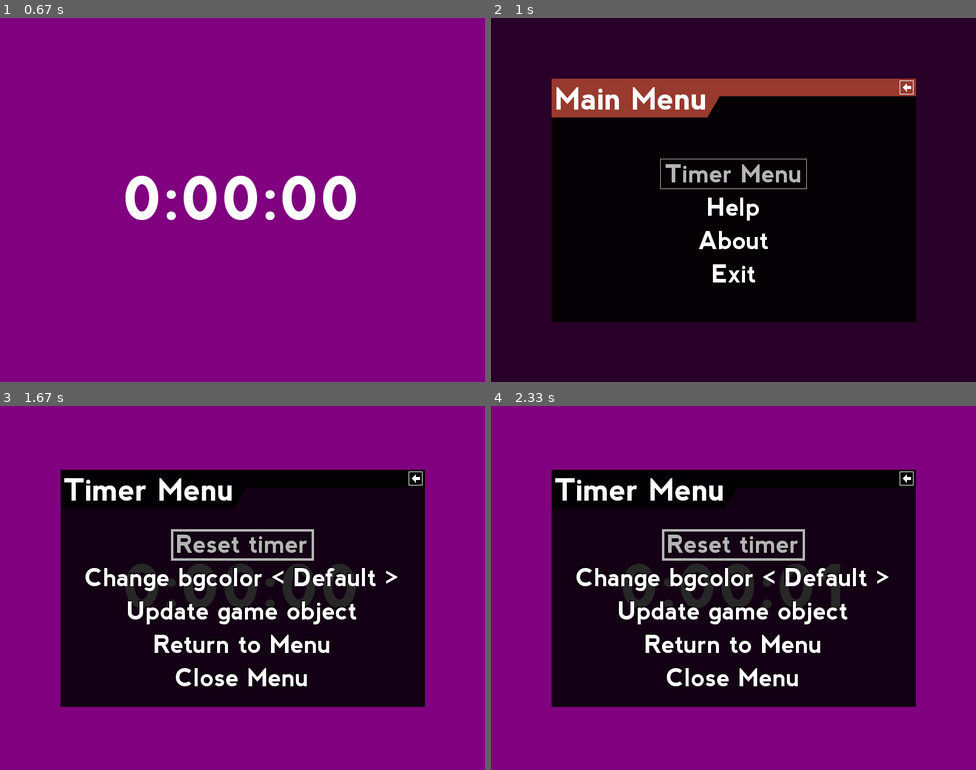
Above: before the commit, frames 1-4 (two rows, left to right).
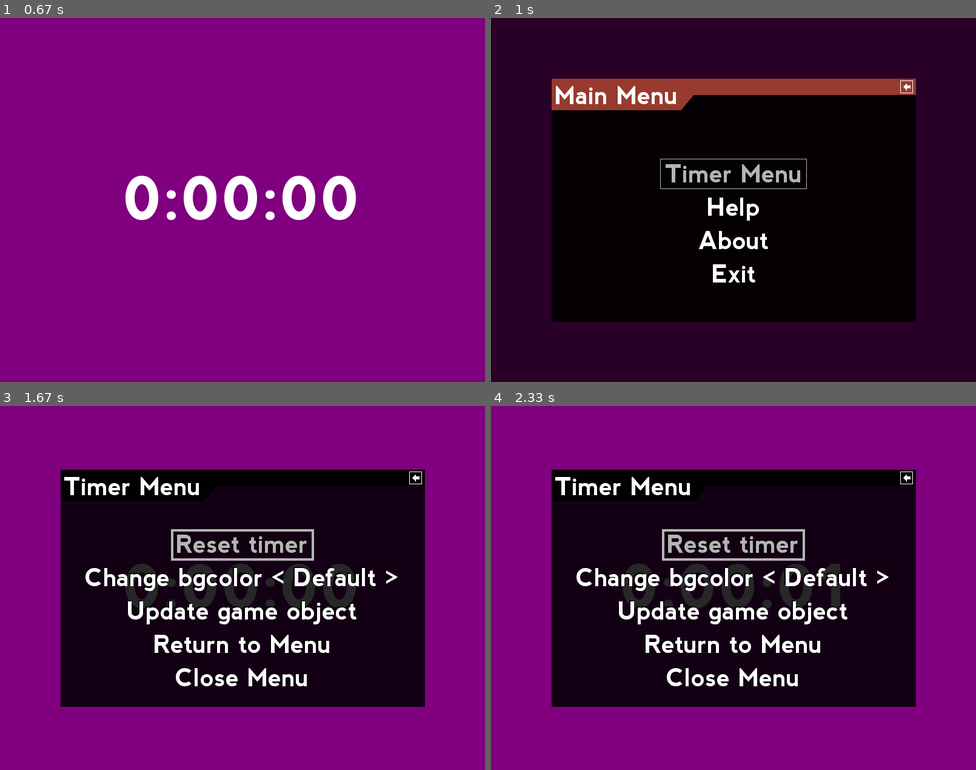
Above: after the commit, the same moments.

Repository: ppizarror/pygame-menu
Game: pygame game, started from example1.py
Two runs of this game, one before a commit and one after it. Both use one fixed random seed, a clock stepped at 60 frames per second and the inputs below.
Inputs (mouse positions are in pixels of both pictures, inside the frame that each line leads up to):
- Up to frame 1 (0.67 s): no input
- Up to frame 2 (1 s): tap Esc at 0.88 s
- Up to frame 3 (1.67 s): press the mouse at (242, 628) at 1.25 s; move the mouse to (271, 624) at 1.35 s; release the mouse at (300, 620) at 1.48 s; tap Enter at 1.55 s
- Up to frame 4 (2.33 s): click "0:00:01" at 1.93 s; hold Up from 2.22 s (still down)

Frame 1 is identical in both runs. In frame 2, 1.8% of the frame differs, in the area x 12-88%, y 17-28%; in frame 3, 0.9%; in frame 4, 0.9%.

Commit message:
Add MenuBar widget

Diff:
--- a/pygameMenu/menu.py
+++ b/pygameMenu/menu.py
@@ -212,20 +212,13 @@
         assert 0 <= menu_alpha <= 100, 'Menu_alpha must be between 0 and 100'
 
         # Store configuration
-        self._back_box = back_box
         self._bgfun = bgfun
         self._bgcolor = (menu_color[0], menu_color[1], menu_color[2],
                          int(255 * (1 - (100 - menu_alpha) / 100.0)))
 
-        self._bg_color_title = (menu_color_title[0],
-                                menu_color_title[1],
-                                menu_color_title[2],
-                                int(255 * (1 - (100 - menu_alpha) / 100.0)))
-
         self._drawselrect = draw_select
         self._font_color = font_color
         self._fsize = font_size
-        self._fsize_title = font_size_title
         self._height = menu_height
         self._opt_dy = option_margin
         self._option_shadow = option_shadow
@@ -252,9 +245,6 @@
 
         # Load fonts
         self._font = _fonts.get_font(font, self._fsize)
-        if font_title is None:
-            font_title = font
-        self._font_title = _fonts.get_font(font_title, self._fsize_title)
 
         # Position of menu
         self._posx = (window_width - self._width) / 2
@@ -271,9 +261,6 @@
         self._opt_posy = int(self._height * (self._draw_regiony / 100.0)) + self._posy
         self._widget_align = widget_alignment
 
-        # Title properties
-        self.set_title(title, title_offsetx, title_offsety)
-
         # Init joystick
         self._joystick = joystick_enabled
         if self._joystick and not _pygame.joystick.get_init():
@@ -283,6 +270,16 @@
 
         # Init mouse
         self._mouse = mouse_enabled
+
+        # Create menu bar
+        self._menubar = _widgets.MenuBar(title, self._width, back_box, None, self._back)
+        self._menubar.set_title(title, title_offsetx, title_offsety)
+        font_title = _fonts.get_font(font_title or self._font, font_size_title)
+        bg_color_title = (menu_color_title[0], menu_color_title[1], menu_color_title[2],
+                          int(255 * (1 - (100 - menu_alpha) / 100.0)))
+        self._menubar.set_font(font_title, font_size_title,
+                               bg_color_title, self._font_color)
+        self._menubar.set_controls(self._joystick, self._mouse)
 
     def add_option(self, element_name, element, *args, **kwargs):
         """
@@ -488,6 +485,15 @@
 
         return widget
 
+    def _back(self):
+        """
+        Go to previous menu or close if top menu is currently displayed.
+        """
+        if self._top._actual._prev is not None:
+            self.reset(1)
+        else:
+            self._close()
+
     def _check_id_duplicated(self, widget_id):
         """
         Check if widget if is duplicated.
@@ -549,23 +555,13 @@
         :return: None
         """
         # Draw background rectangle
-        _gfxdraw.filled_polygon(self._surface, self._bgrect,
-                                self._bgcolor)
-        # Draw title
-        _gfxdraw.filled_polygon(self._surface, self._title_polygon_pos,
-                                self._bg_color_title)
-
-        # Draw back-box
-        if self._mouse and self._back_box:
-            rect = self._title_backbox_rect
-            _pygame.draw.rect(self._surface, self._font_color, rect, 1)
-            _pygame.draw.polygon(self._surface, self._font_color,
-                                 ((rect.left + 5, rect.centery), (rect.centerx, rect.top + 5),
-                                  (rect.centerx, rect.centery - 2), (rect.right - 5, rect.centery - 2),
-                                  (rect.right - 5, rect.centery + 2), (rect.centerx, rect.centery + 2),
-                                  (rect.centerx, rect.bottom - 5), (rect.left + 5, rect.centery)))
-
-        self._surface.blit(self._title, self._title_pos)
+        _gfxdraw.filled_polygon(self._surface, self._bgrect, self._bgcolor)
+
+        # Update menu bar position
+        self._menubar.set_position(self._posx, self._posy)
+
+        # Draw menu bar
+        self._menubar.draw(self._surface)
 
         # Draw options
         for index in range(len(self._option)):
@@ -628,15 +624,6 @@
         _pygame.quit()
         exit()
 
-    def get_title(self):
-        """
-        Return title of the menu.
-
-        :return: Title
-        :rtype: basestring
-        """
-        return self._title_str
-
     def is_disabled(self):
         """
         Returns false/true if menu is enabled or not
@@ -670,11 +657,15 @@
 
         self._actual.draw()
 
-        updated = self._actual._option[self._actual._index].update(events)
-        if updated and not self._actual._dopause:
-            return True
-
-        elif not updated:
+        if self._menubar.update(events):
+            if not self._actual._dopause:
+                return True
+
+        elif self._actual._option[self._actual._index].update(events):
+            if not self._actual._dopause:
+                return True
+
+        else:
             for event in events:
                 # noinspection PyUnresolvedReferences
                 if event.type == _pygame.locals.QUIT:
@@ -703,23 +694,13 @@
                     if event.axis == _locals.JOY_AXIS_Y and event.value > _locals.JOY_DEADZONE:
                         self._select(self._actual._index + 1)
 
-                elif self._joystick and event.type == _pygame.JOYBUTTONDOWN:
-                    if event.button == _locals.JOY_BUTTON_BACK:
-                        self.reset(1)
-
                 elif self._mouse and event.type == _pygame.MOUSEBUTTONUP:
-                    if self._actual._title_backbox_rect.collidepoint(*event.pos):
-                        if self._actual._prev is not None:
-                            self.reset(1)
-                        elif self._close():
-                            return True
-                    else:
-                        for index in range(len(self._actual._option)):
-                            widget = self._actual._option[index]
-                            if widget.get_rect().collidepoint(*event.pos):
-                                self._select(index)
-                                widget.update(events)
-                                return True  # It is updated
+                    for index in range(len(self._actual._option)):
+                        widget = self._actual._option[index]
+                        if widget.get_rect().collidepoint(*event.pos):
+                            self._select(index)
+                            widget.update(events)
+                            return True  # It is updated
 
         if not self._enabled:
             # A widget has closed the menu
@@ -797,6 +778,15 @@
                 # Update data
                 data.update(data_submenu)
         return data
+
+    def get_title(self):
+        """
+        Return title of the menu.
+
+        :return: Title
+        :rtype: basestring
+        """
+        return self._menubar.get_title()
 
     def reset(self, total):
         """
@@ -856,48 +846,6 @@
         actual._index = index % actual._size
         actual._option[actual._index].set_selected()
 
-    # noinspection PyAttributeOutsideInit
-    def set_title(self, title, offsetx=0, offsety=0):
-        """
-        Set menu title.
-
-        :param title: Menu title
-        :type title: str
-        :param offsetx: Offset x-position of title (px)
-        :type offsetx: int
-        :param offsety: Offset y-position of title (px)
-        :type offsety: int
-        :return: None
-        """
-        assert isinstance(title, str)
-        assert isinstance(offsetx, int)
-        assert isinstance(offsety, int)
-
-        self._title_offsety = offsety
-        self._title_offsetx = offsetx
-        self._title = self._font_title.render(title, 1, self._font_color)
-        self._title_str = title
-        title_width = self._title.get_size()[0]
-        title_height = self._title.get_size()[1]
-        self._fsize_title = title_height
-        self._title_polygon_pos = [(self._posx, self._posy),
-                                   (self._posx + self._width, self._posy),
-                                   (self._posx + self._width,
-                                    self._posy + self._fsize_title / 2),
-                                   (self._posx + title_width + 25,
-                                    self._posy + self._fsize_title / 2),
-                                   (self._posx + title_width + 5,
-                                    self._posy + self._fsize_title + 5),
-                                   (self._posx, self._posy + self._fsize_title + 5)]
-
-        self._title_pos = (self._posx + 5 + self._title_offsetx,
-                           self._posy + self._title_offsety)
-
-        cross_size = self._title_polygon_pos[2][1] - self._title_polygon_pos[1][1] - 6
-        self._title_backbox_rect = _pygame.Rect(self._title_polygon_pos[1][0] - cross_size - 3,
-                                                self._title_polygon_pos[1][1] + 3,
-                                                cross_size, cross_size)
-
     def get_widget(self, widget_id, recursive=False):
         """
         Return the widget with the given ID.
--- a/pygameMenu/widgets/__init__.py
+++ b/pygameMenu/widgets/__init__.py
@@ -31,5 +31,6 @@
 """
 
 from pygameMenu.widgets.button import Button
+from pygameMenu.widgets.menubar import MenuBar
 from pygameMenu.widgets.selector import Selector
 from pygameMenu.widgets.textinput import TextInput
--- /dev/null
+++ b/pygameMenu/widgets/menubar.py
@@ -0,0 +1,180 @@
+# coding=utf-8
+"""
+pygame-menu
+https://github.com/ppizarror/pygame-menu
+
+MENUBAR
+MenuBar class to display menu title
+
+License:
+-------------------------------------------------------------------------------
+The MIT License (MIT)
+Copyright 2017-2019 Pablo Pizarro R. @ppizarror
+
+Permission is hereby granted, free of charge, to any person obtaining a
+copy of this software and associated documentation files (the "Software"),
+to deal in the Software without restriction, including without limitation
+the rights to use, copy, modify, merge, publish, distribute, sublicense,
+and/or sell copies of the Software, and to permit persons to whom the Software
+is furnished to do so, subject to the following conditions:
+
+The above copyright notice and this permission notice shall be included in all
+copies or substantial portions of the Software.
+
+THE SOFTWARE IS PROVIDED "AS IS", WITHOUT WARRANTY OF ANY KIND, EXPRESS OR
+IMPLIED, INCLUDING BUT NOT LIMITED TO THE WARRANTIES OF MERCHANTABILITY,
+FITNESS FOR A PARTICULAR PURPOSE AND NONINFRINGEMENT. IN NO EVENT SHALL THE
+AUTHORS OR COPYRIGHT HOLDERS BE LIABLE FOR ANY CLAIM, DAMAGES OR OTHER LIABILITY,
+WHETHER IN AN ACTION OF CONTRACT, TORT OR OTHERWISE, ARISING FROM, OUT OF OR IN
+CONNECTION WITH THE SOFTWARE OR THE USE OR OTHER DEALINGS IN THE SOFTWARE.
+-------------------------------------------------------------------------------
+"""
+
+import pygame as _pygame
+import pygame.gfxdraw as _gfxdraw
+from pygameMenu import locals as _locals
+from pygameMenu.widgets.widget import Widget
+
+
+class MenuBar(Widget):
+    """
+    MenuBar widget.
+    """
+
+    def __init__(self,
+                 label,
+                 width,
+                 back_box,
+                 onchange=None,
+                 onreturn=None,
+                 *args,
+                 **kwargs
+                 ):
+        """
+        Description of the specific paramaters (see Widget class for generic ones):
+
+        :param label: Title of the menu
+        :type label: basestring
+        :param width: Width of the menu bar (generally width of the menu dialog)
+        :type width: int
+        :param back_box: Draw a back-box button on header
+        :type back_box: bool
+        :param onchange: Callback when changing the selector
+        :type onchange: function, NoneType
+        :param onreturn: Callback when pressing return button
+        :type onreturn: function, NoneType
+        :param args: Optional arguments for callbacks
+        :param kwargs: Optional keyword-arguments for callbacks
+        """
+        super(MenuBar, self).__init__(onchange=onchange, onreturn=onreturn,
+                                      args=args, kwargs=kwargs)  # MenuBar has no ID
+
+        self._offsety = 0
+        self._offsetx = 0
+        self._width = width
+        self._backbox = back_box
+        self._backbox_pos = None
+        self._backbox_rect = None
+        self._polygon_pos = None
+
+        # Public attributs
+        self.label = label
+
+    def _apply_font(self):
+        """
+        See upper class doc.
+        """
+        pass
+
+    def draw(self, surface):
+        """
+        See upper class doc.
+        """
+        self._render()
+
+        _gfxdraw.filled_polygon(surface, self._polygon_pos, self._font_color)
+
+        if self.mouse_enabled and self._backbox:
+            _pygame.draw.rect(surface, self._font_selected_color, self._backbox_rect, 1)
+            _pygame.draw.polygon(surface, self._font_selected_color, self._backbox_pos)
+
+        surface.blit(self._surface, (5 + self._rect.topleft[0] + self._offsetx,
+                                     self._rect.topleft[1] + self._offsety))
+
+    def get_title(self):
+        """
+        Return title of the menu.
+
+        :return: Title
+        :rtype: basestring
+        """
+        return self.label
+
+    def _render(self):
+        """
+        See upper class doc.
+        """
+        self._surface = self.render_string(self.label, self._font_selected_color)
+
+        # Usually done in  get_rect(), but can not be called here because it call _render() itself
+        self._rect.width, self._rect.height = self._surface.get_size()
+
+        self._polygon_pos = ((self._rect.x, self._rect.y),
+                             (self._rect.x + self._width, self._rect.y),
+                             (self._rect.x + self._width, self._rect.y + self._rect.height * 0.6),
+                             (self._rect.x + self._rect.width + 30, self._rect.y + self._rect.height * 0.6),
+                             (self._rect.x + self._rect.width + 10, self._rect.y + self._rect.height + 5),
+                             (self._rect.x, self._rect.y + self._rect.height + 5))
+
+        cross_size = self._polygon_pos[2][1] - self._polygon_pos[1][1] - 6
+        self._backbox_rect = _pygame.Rect(self._polygon_pos[1][0] - cross_size - 3,
+                                          self._polygon_pos[1][1] + 3,
+                                          cross_size, cross_size)
+
+        self._backbox_pos = ((self._backbox_rect.left + 5, self._backbox_rect.centery),
+                             (self._backbox_rect.centerx, self._backbox_rect.top + 5),
+                             (self._backbox_rect.centerx, self._backbox_rect.centery - 2),
+                             (self._backbox_rect.right - 5, self._backbox_rect.centery - 2),
+                             (self._backbox_rect.right - 5, self._backbox_rect.centery + 2),
+                             (self._backbox_rect.centerx, self._backbox_rect.centery + 2),
+                             (self._backbox_rect.centerx, self._backbox_rect.bottom - 5),
+                             (self._backbox_rect.left + 5, self._backbox_rect.centery))
+
+    # noinspection PyAttributeOutsideInit
+    def set_title(self, title, offsetx=0, offsety=0):
+        """
+        Set menu title.
+
+        :param title: Menu title
+        :type title: str
+        :param offsetx: Offset x-position of title (px)
+        :type offsetx: int
+        :param offsety: Offset y-position of title (px)
+        :type offsety: int
+        :return: None
+        """
+        assert isinstance(title, str)
+        assert isinstance(offsetx, int)
+        assert isinstance(offsety, int)
+
+        self._offsety = offsety
+        self._offsetx = offsetx
+
+    def update(self, events):
+        """
+        See upper class doc.
+        """
+        updated = False
+        for event in events:
+
+            if self.mouse_enabled and event.type == _pygame.MOUSEBUTTONUP:
+                if self._backbox_rect.collidepoint(*event.pos):
+                    self.apply()
+                    updated = True
+
+            elif self.joystick_enabled and event.type == _pygame.JOYBUTTONDOWN:
+                if event.button == _locals.JOY_BUTTON_BACK:
+                    self.apply()
+                    updated = True
+
+        return updated
Not shown, changed: README.md
